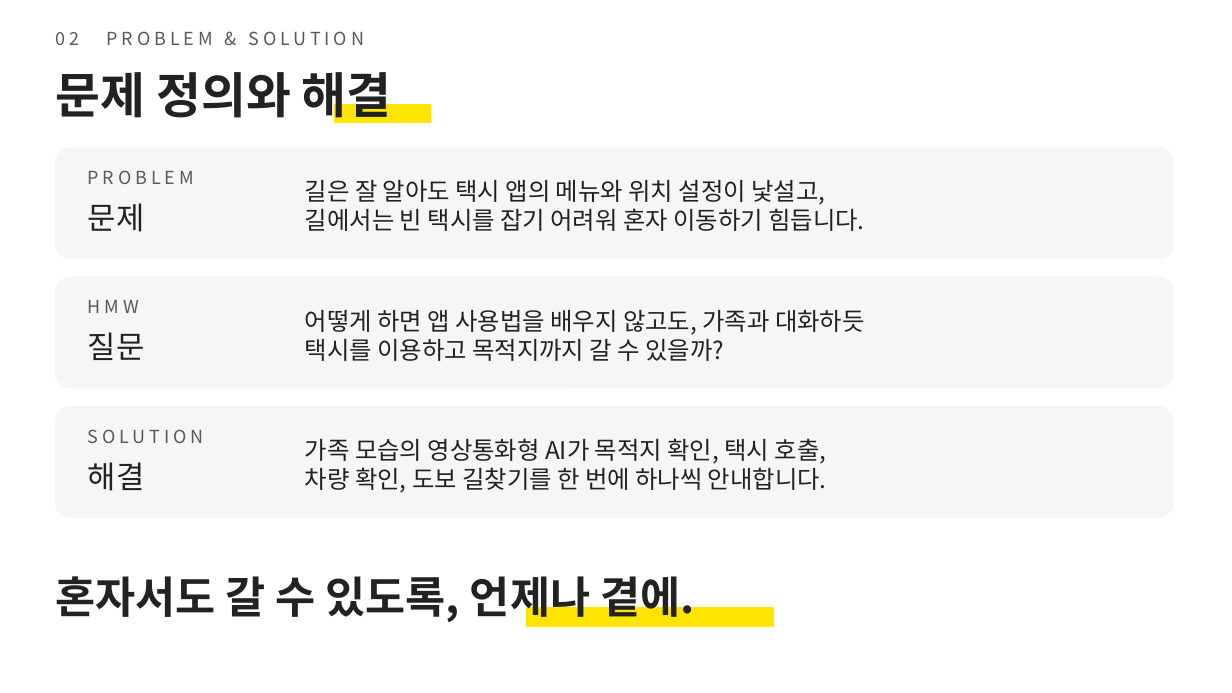
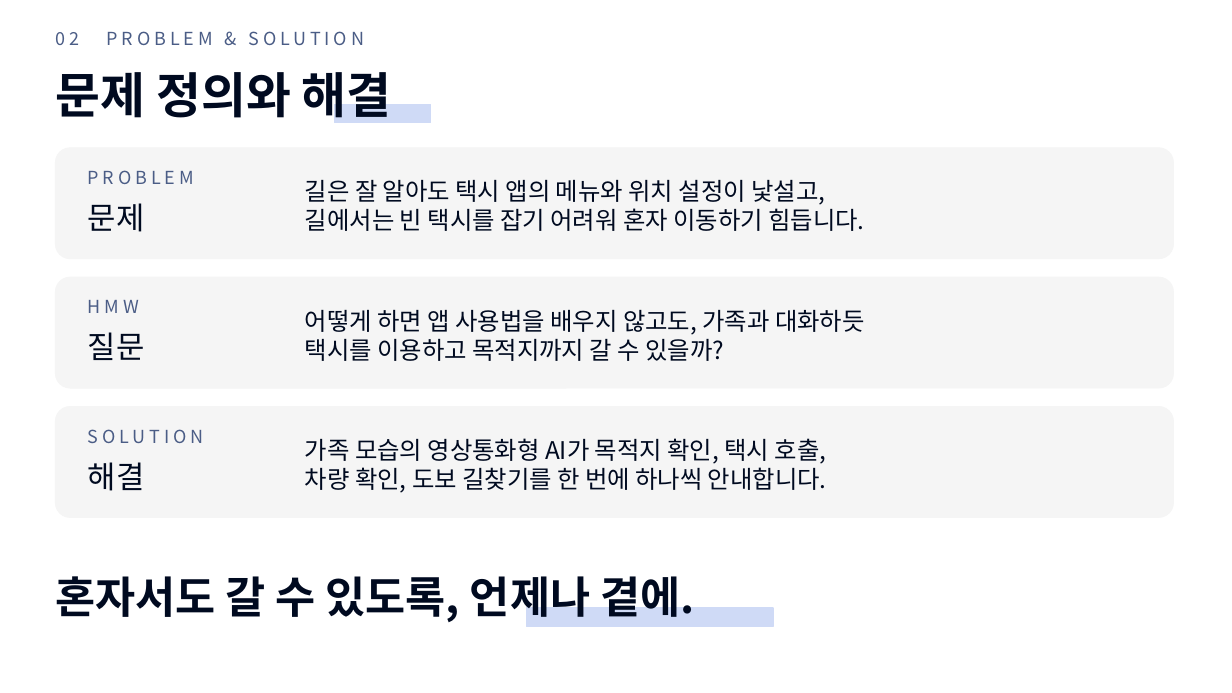
Before and after one commit to forethinkfi/HK06_4N, a slide deck: slide 3 of docs/presentation/gyeotae-user-research.pptx. Drawn at 1232x693 pixels with LibreOffice and Linux fonts; fonts in the diff are those of the drawing. Boxes give left, top, right and bottom in pixels: in the first picture for what was removed or moved away, otherwise in the second. Text is boxed around its words. In the diff, an @@ line names an element or a change of style, - is before the commit and + after.

```diff
--- a/docs/presentation/gyeotae-user-research.pptx
+++ b/docs/presentation/gyeotae-user-research.pptx
@@ rectangle at box(335, 104, 431, 123): fill #FEE500 to #CFDAF6; outline #FEE500 1 pt to #CFDAF6 1 pt @@
@@ fill #F6F6F7 to #F5F5F5; outline #F6F6F7 0.75 pt to #F5F5F5 0.75 pt in 3 elements at box(55, 148, 1174, 259), box(55, 277, 1174, 388), box(55, 407, 1174, 518) @@
@@ text colour #595959 to #4B5D86 in 4 elements at box(55, 31, 364, 45), box(88, 170, 194, 184), box(88, 300, 139, 313), box(88, 429, 204, 443) @@
@@ text colour #222222 to #000A20 in 8 elements at box(55, 64, 392, 126), box(88, 203, 145, 232), box(305, 180, 864, 231), box(88, 332, 145, 360), box(305, 310, 865, 361), box(88, 462, 145, 491), box(305, 438, 827, 493), box(55, 569, 694, 624) @@
@@ rectangle at box(527, 608, 774, 627): fill #FEE500 to #CFDAF6; outline #FEE500 1 pt to #CFDAF6 1 pt @@
```
Also in this commit, not shown: 8 other slides changed, 1 slide added.
